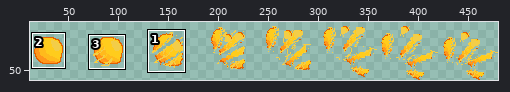
Sprite sheet, stored at assets/images/fruits/orange.png. The picture above shows the old version from afar; the outline marks the close-up.
Close-up. Before:
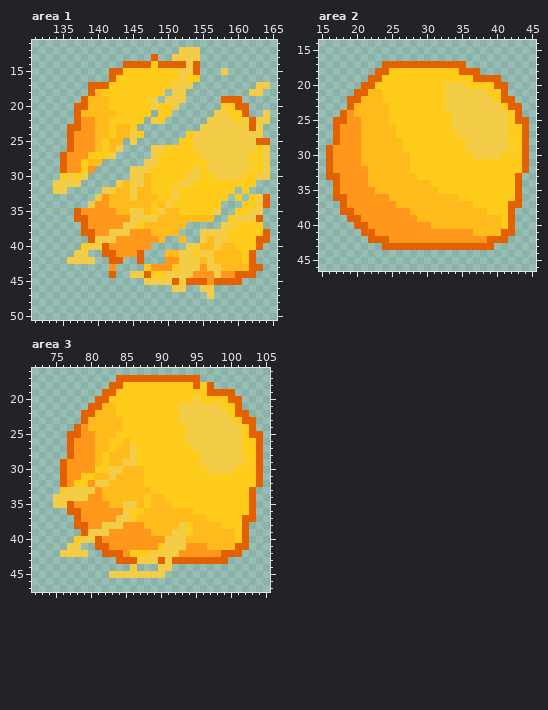
The file is 480x60 pixels. Colours within 5 levels of each other are drawn and written as one. Shown: area 1: x 131..165, y 11..50; area 2: x 15..45, y 14..46; area 3: x 72..105, y 16..47. The wide view leaves out empty margins.
Once edited:
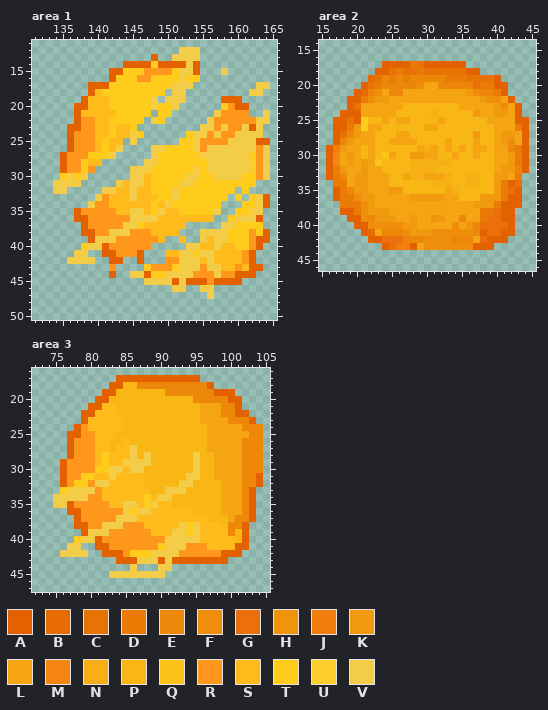
Palette (. is transparent): A #e46100  B #e66b02  C #e87204  D #ea7c06  E #ed8709  F #ee8e0a  G #ec6f0e  H #f0940c  J #f27e0f  K #f29a0f  L #f5a511  M #f58412  N #f7b014  P #f9b716  Q #fcc319  R #ff971c  S #ffba1c  T #ffcc1c  U #fbcd2d  V #f3cd48
Changes in this commit:
Changed rows in their new state; - is an unchanged pixel.
Area 1:
first column x 146:
15 -RRRR
16 RR---
first column x 155:
20 ----R----
21 ---RRRR--
22 --RRRRRR-
23 --R-RR---
24 -R-RR----
25 RRRR-----
26 R-------R
27 --------R
28 --------R
29 --------R
30 --------R
first column x 160:
38 --R
39 --R
40 --R
41 -R-
42 -R-
43 R--
Area 2:
first column x 17:
17 -----------DC--------------
18 --------CDCCDCCCCCC--------
19 -----BCEDEDEEEEEDDDCCCC----
20 -----CDEEEEEFLLEEEEECDD----
21 ----BEFLEELLLLLLLLLKFEED---
22 ----DFKKLLLLLLLLLLLLLKFFL--
23 ---CLLLLLLPPPPPPPPLLLLLKFL-
24 --AALLLLLPPPPPNPPPPPKLLKKL-
25 --CATPPLPLLPPPPLPPPPPPLLLL-
26 -ADKTLLPPPPPPLLPPPPPPPPLLLD
27 -CEKLLPPPLLPPPPPPPPPKPPLKKL
28 -EKLLLPPLLLLPPPPLPPPLPPLKFL
29 JKLLPLPPPPPPLNLPLPLPLLPLLED
30 MLKLPLPQLPPKKLLPPLPPLPPLLKD
31 MLKLKLQPPPPNNNNNNPPPPPPLLKD
32 DKLLKLLPPPPNNNNPPPPPPPPLKKE
33 DELKKLLLPPLNNLLLNPPNNPPKKLD
34 DDLKKLLLPPPPPPNNNPPNNPPKDAC
35 -DEKKLLLKKPPPPPPLNPPPPPKDG-
36 -DDFKKLLLLLKKKKKLLPPPKKKDA-
37 -DDDFKLLLLLLLLLLLLLLKKKDA--
38 ---DFKKKLLLLLLLLLLLLLDDGA--
39 ----FEKKKLLKLLHKLLELLDGGA--
40 -----FFFFFKKLLLLLFLHEGGGG--
41 -----BLEEEFKKKFFFFFFEAGG---
42 -------GGGEEEFFFFEEELG-----
43 --------CJJ-LFFFFFFF-------
Area 3:
first column x 83:
18 --PPEEEEEEEEEE--------
19 -PPPPPPPEEEEEEE-------
20 PPPPPPPPPPPPEEEEE-----
21 -PPPPPPPPPPPPLLLEE----
22 -PPPPPPPPPPPPLLLEE----
23 --PPPPPPPPPPPLLLLEEE--
24 --PPPPPPPPPPPPLLLLLEEE
25 -PPPPPPPPPPPPPLLLLLLEE
26 PP-PPPPPPPPPPPLLLLLEEE
27 P---PPPPPPPPPPLLLLLEEE
28 ----PVPPPPPPVPPLLLLEEE
29 ----VVPPPPPPVPPLLLLEEE
30 ---VVPPPPPPPVPPLLLLEEE
31 -----PPPPPPVVPPLLLLEE-
32 -----PPPPPVVPPPPLLLEE-
33 ------PPVVVPPPPPLLLE--
34 -------VVPPPPPPPLLLE--
35 ------V--PPPPPPPLLLE--
36 ----VV------PPPPLLLE--
37 ---V----------PPPLEE--
38 ------------V---PEE---
39 ------------V----EP---
40 -----------VV-----P---
Where, in picture pixels (left, top, right, bottom), the same in both close-ups:
changed: (137, 68, 172, 82)
changed: (200, 103, 263, 180)
changed: (235, 229, 256, 271)
changed: (333, 61, 522, 250)
changed: (109, 382, 263, 543)
